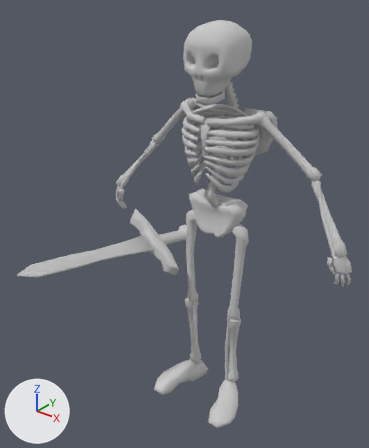
An edit to the FBX model Source/attack.FBX, drawn before and after from the same camera.
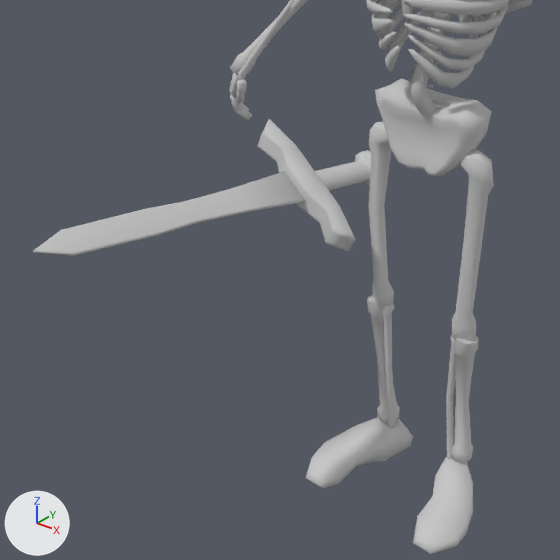
Old and new are each drawn whole from a camera (50 mm lens) standing at (1.275, -1.811, 2.087) and looking at (0.009, -0.228, 1.105) and again close up on the part from 0% to 76% of the width and 33% to 96% of the height. The axes (+X, +Y, +Z) are drawn at lower left. The lights are the same throughout. Where no turn or scale is listed for an object, it has been applied to the vertices.

The scene before the commit, as lines of its bpy script (objects in view):
```python
me_mesh = bpy.data.meshes.new('Mesh')
me_mesh.from_pydata(...)  # 2338 vertices, 4606 faces; spans x -0.233..0.233, y -0.285..-0.023, z -0.837..-0.053
me_mesh.materials.append(mat_01___default)  # light grey #cacaca
me_mesh_005 = bpy.data.meshes.new('Mesh.005')
me_mesh_005.from_pydata(...)  # 246 vertices, 476 faces; spans x 0.063..0.254, y -0.397..-0.073, z -1.79..-0.745
me_mesh_005.materials.append(mat_01___default)  # light grey #cacaca
me_mesh_006 = bpy.data.meshes.new('Mesh.006')
me_mesh_006.from_pydata(...)  # 220 vertices, 424 faces; spans x -0.154..0.239, y -0.487..0.494, z -0.148..0.092
me_mesh_006.materials.append(mat_01___default_001)  # light grey #cacaca
ob_mesh_body = bpy.data.objects.new('mesh_body', me_mesh)
ob_mesh_body.location = (0.0, 0.175, 1.786)
ob_mesh_left_leg = bpy.data.objects.new('mesh_left_leg', me_mesh_005)
ob_mesh_left_leg.location = (0.0, 0.175, 1.786)
ob_sword = bpy.data.objects.new('sword', me_mesh_006)
ob_sword.location = (-0.344, -0.328, 0.887)
# also in view: 'mesh_right_arm' at (-0.423, 0.055, 1.24); 'mesh_right_leg' at (-0.158, -0.06, 0.518)
```
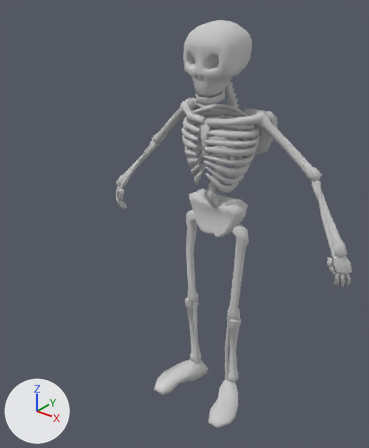
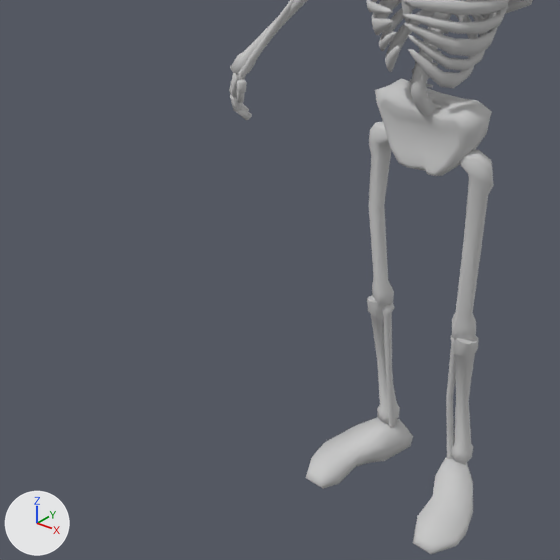
Pixel boxes [x1, y1, x2, y2] of what changed, in the close-ups (560 x 560 px):
'sword', deleted: before [33, 119, 371, 256]

The change in detail:
Object 'sword' (ob_sword) is deleted.
